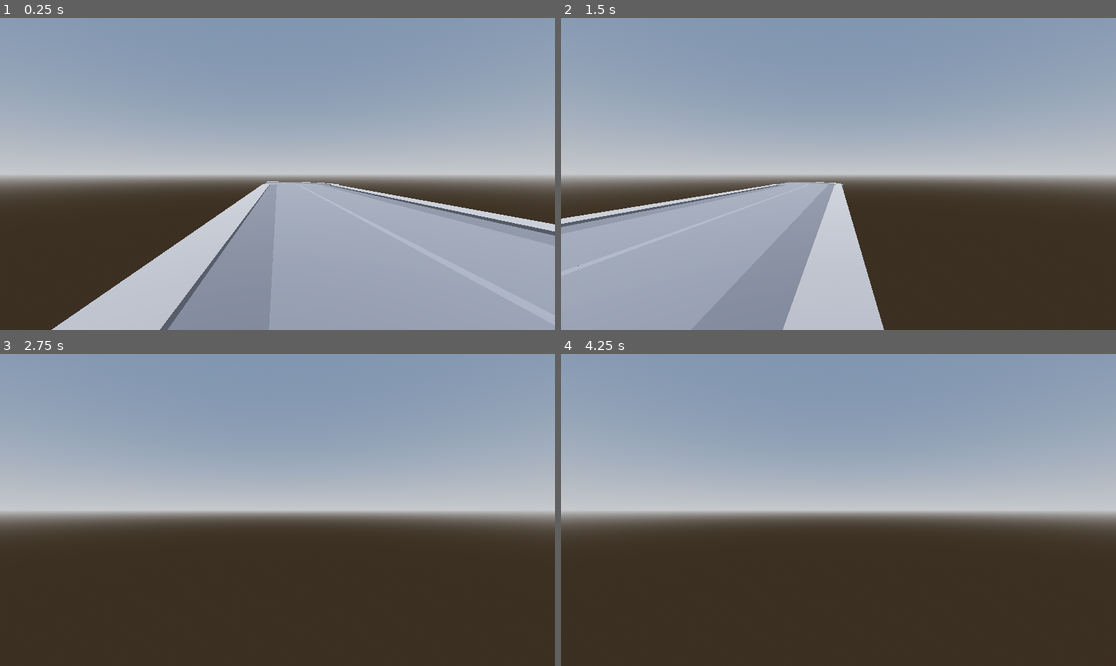
Above: before the commit, frames 1-4 (two rows, left to right).
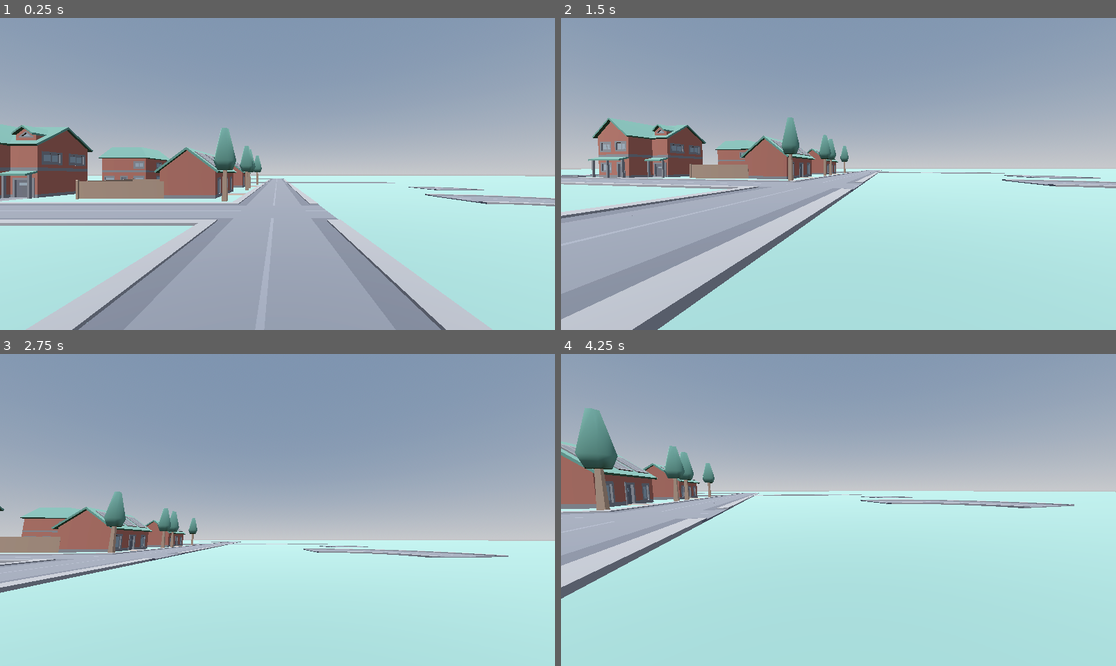
Above: after the commit, the same moments.

Repository: Gameoff-2024/Crazy-Boxes-Inc
Game: Godot game, scene res://scenes/main.tscn
Two runs of this game, one before a commit and one after it. Both use one fixed random seed, a clock stepped at 60 frames per second and the inputs below.
Inputs (mouse positions are in pixels of both pictures, inside the frame that each line leads up to):
- Up to frame 1 (0.25 s): no input
- Up to frame 2 (1.5 s): tap Enter (ui_accept) at 0.5, 0.77 s; move the mouse to (960, 158) at 0.52 s; hold Right (ui_right) 0.53-1.28 s; move the mouse to (727, 189) at 1.27 s; hold Down (ui_down) from 1.28 s (still down)
- Up to frame 3 (2.75 s): tap Enter (ui_accept) at 1.52 s; move the mouse to (333, 441) at 2.02 s; release Down (ui_down) at 2.03 s; hold Right (ui_right) from 2.03 s (still down)
- Up to frame 4 (4.25 s): move the mouse to (810, 572) at 2.77 s; release Right (ui_right) at 2.78 s; hold Up (ui_up) 2.78-3.53 s; tap Enter (ui_accept) at 3.02, 3.77 s; move the mouse to (1005, 556) at 3.52 s; hold Left (ui_left) from 3.53 s (still down)

The runs differ from the first frame. In frame 1, 41% of the frame differs, in the area x 0-100%, y 34-100%; in frame 2, 47%; in frame 3, 52%; in frame 4, 58%, in the area x 0-100%, y 17-100%.

Commit message:
gameworld

Diff:
--- a/scenes/character_body_3d.gd
+++ b/scenes/character_body_3d.gd
@@ -1,8 +1,11 @@
 extends CharacterBody3D
 
 
-const SPEED = 1.0
+const SPEED = 5.5
 const JUMP_VELOCITY = 1.5
+
+var mouse_sens = 1000
+var camera_anglev=0
 
 
 func _physics_process(delta: float) -> void:
@@ -25,4 +28,11 @@
 		velocity.x = move_toward(velocity.x, 0, SPEED)
 		velocity.z = move_toward(velocity.z, 0, SPEED)
 
+
 	move_and_slide()
+
+func _input(event):
+	if event is InputEventMouseMotion:
+		$CameraPivot.rotation.y -= event.relative.x / mouse_sens
+		$CameraPivot.rotation.x -= event.relative.y / mouse_sens
+		$CameraPivot.rotation.x = clamp($CameraPivot.rotation.x, deg_to_rad(-45), deg_to_rad(90))
--- a/scenes/main.tscn
+++ b/scenes/main.tscn
@@ -1,8 +1,16 @@
-[gd_scene load_steps=8 format=3 uid="uid://b22yg8qvukk2b"]
-
-[ext_resource type="PackedScene" uid="uid://d0tr0k7nrnn66" path="res://assets/meshes/roads/road_straight.glb" id="1_e6ncq"]
-[ext_resource type="PackedScene" uid="uid://fi7nvlv0bs0p" path="res://assets/meshes/roads/road_bend.glb" id="2_dnycr"]
+[gd_scene load_steps=19 format=3 uid="uid://b22yg8qvukk2b"]
+
+[ext_resource type="PackedScene" uid="uid://cr14adlejjbft" path="res://assets/models/roads/road_straight.glb" id="2_bpay6"]
+[ext_resource type="PackedScene" uid="uid://npy26s8n58ex" path="res://assets/models/roads/road_crossroad.glb" id="2_i5ta1"]
 [ext_resource type="Script" path="res://scenes/character_body_3d.gd" id="3_iputa"]
+[ext_resource type="PackedScene" uid="uid://cs57fiofj1q4g" path="res://assets/models/houses/HouseWideWithSolarPanels.glb" id="3_qbl4g"]
+[ext_resource type="PackedScene" uid="uid://cp1euoxaxrdpj" path="res://assets/models/houses/path_long.glb" id="4_12121"]
+[ext_resource type="PackedScene" uid="uid://vs74dkd12jjs" path="res://assets/models/roads/road_curve.glb" id="4_rqnau"]
+[ext_resource type="PackedScene" uid="uid://drm0n08ud6c2b" path="res://assets/models/roads/road_bend.glb" id="5_m3y2g"]
+[ext_resource type="PackedScene" uid="uid://cgmaeqe6jqycr" path="res://assets/models/houses/tree_large.glb" id="5_vgtbo"]
+[ext_resource type="PackedScene" uid="uid://b3623jufft4yg" path="res://assets/models/houses/fence_large.glb" id="6_cap1q"]
+[ext_resource type="PackedScene" uid="uid://bfe00hq24bmyt" path="res://assets/models/houses/HouseTall2Stories.glb" id="10_oxbj8"]
+[ext_resource type="PackedScene" uid="uid://cgo5xxpck0qm5" path="res://assets/models/houses/driveway_long.glb" id="11_78twi"]
 
 [sub_resource type="ProceduralSkyMaterial" id="ProceduralSkyMaterial_slcvf"]
 sky_horizon_color = Color(0.64625, 0.65575, 0.67075, 1)
@@ -18,8 +26,17 @@
 glow_enabled = true
 
 [sub_resource type="CapsuleShape3D" id="CapsuleShape3D_0k8x4"]
-radius = 0.097804
-height = 0.306713
+margin = 0.5
+radius = 0.4
+height = 1.6
+
+[sub_resource type="BoxMesh" id="BoxMesh_qgril"]
+
+[sub_resource type="StandardMaterial3D" id="StandardMaterial3D_4mh66"]
+albedo_color = Color(0.466667, 0.666667, 0.631373, 1)
+
+[sub_resource type="ConcavePolygonShape3D" id="ConcavePolygonShape3D_axog3"]
+data = PackedVector3Array(-0.5, 0.5, 0.5, 0.5, 0.5, 0.5, -0.5, -0.5, 0.5, 0.5, 0.5, 0.5, 0.5, -0.5, 0.5, -0.5, -0.5, 0.5, 0.5, 0.5, -0.5, -0.5, 0.5, -0.5, 0.5, -0.5, -0.5, -0.5, 0.5, -0.5, -0.5, -0.5, -0.5, 0.5, -0.5, -0.5, 0.5, 0.5, 0.5, 0.5, 0.5, -0.5, 0.5, -0.5, 0.5, 0.5, 0.5, -0.5, 0.5, -0.5, -0.5, 0.5, -0.5, 0.5, -0.5, 0.5, -0.5, -0.5, 0.5, 0.5, -0.5, -0.5, -0.5, -0.5, 0.5, 0.5, -0.5, -0.5, 0.5, -0.5, -0.5, -0.5, 0.5, 0.5, 0.5, -0.5, 0.5, 0.5, 0.5, 0.5, -0.5, -0.5, 0.5, 0.5, -0.5, 0.5, -0.5, 0.5, 0.5, -0.5, -0.5, -0.5, 0.5, 0.5, -0.5, 0.5, -0.5, -0.5, -0.5, 0.5, -0.5, 0.5, 0.5, -0.5, -0.5, -0.5, -0.5, -0.5)
 
 [node name="Main" type="Node3D"]
 
@@ -29,23 +46,280 @@
 [node name="DirectionalLight3D" type="DirectionalLight3D" parent="."]
 transform = Transform3D(0.965926, 0, -0.258819, 0.258819, -4.37114e-08, 0.965926, -1.13133e-08, -1, -4.2222e-08, 0, 8.64267, 0)
 
-[node name="road_straight2" parent="." instance=ExtResource("1_e6ncq")]
-transform = Transform3D(1, 0, 0, 0, 1, 0, 0, 0, 1, 0.513866, -0.0129991, -0.242547)
-
-[node name="road_straight3" parent="." instance=ExtResource("1_e6ncq")]
-transform = Transform3D(1, 0, 0, 0, 1, 0, 0, 0, 1, 1.51387, -0.0129991, -0.242547)
-
-[node name="road_straight4" parent="." instance=ExtResource("1_e6ncq")]
-transform = Transform3D(1, 0, 0, 0, 1, 0, 0, 0, 1, 2.51387, -0.0129991, -0.242547)
-
-[node name="road_bend2" parent="." instance=ExtResource("2_dnycr")]
-transform = Transform3D(-4.37114e-08, 0, 1, 0, 1, 0, -1, 0, -4.37114e-08, 2.73272, -0.00613451, 0.524387)
-
 [node name="CharacterBody3D" type="CharacterBody3D" parent="."]
-transform = Transform3D(-4.37114e-08, 0, -1, 0, 1, 0, 1, 0, -4.37114e-08, 0.323063, 0.232122, 0.21588)
+transform = Transform3D(-4.37114e-08, 0, -1, 0, 1, 0, 1, 0, -4.37114e-08, 0.323063, 1.67266, 0.21588)
 script = ExtResource("3_iputa")
-
-[node name="Camera3D" type="Camera3D" parent="CharacterBody3D"]
 
 [node name="CollisionShape3D" type="CollisionShape3D" parent="CharacterBody3D"]
 shape = SubResource("CapsuleShape3D_0k8x4")
+
+[node name="CameraPivot" type="Node3D" parent="CharacterBody3D"]
+transform = Transform3D(1, 0, 0, 0, 1, 0, 0, 0, 1, 0, 0.55, 0)
+
+[node name="Camera3D" type="Camera3D" parent="CharacterBody3D/CameraPivot"]
+transform = Transform3D(1, 0, 0, 0, 1, 0, 0, 0, 1, 0, 0.00503892, -0.306129)
+
+[node name="WorldMap" type="Node3D" parent="."]
+
+[node name="Floor" type="Node3D" parent="WorldMap"]
+transform = Transform3D(500, 0, 0, 0, 0.5, 0, 0, 0, 500, 0, -0.5, 0)
+metadata/_edit_lock_ = true
+
+[node name="Mesh" type="MeshInstance3D" parent="WorldMap/Floor"]
+transform = Transform3D(1, 0, 0, 0, 1, 0, 0, 0, 1, 0.011, 0, 0.022)
+mesh = SubResource("BoxMesh_qgril")
+skeleton = NodePath("../..")
+surface_material_override/0 = SubResource("StandardMaterial3D_4mh66")
+
+[node name="StaticBody3D" type="StaticBody3D" parent="WorldMap/Floor/Mesh"]
+
+[node name="CollisionShape3D" type="CollisionShape3D" parent="WorldMap/Floor/Mesh/StaticBody3D"]
+shape = SubResource("ConcavePolygonShape3D_axog3")
+
+[node name="road_crossroad2" parent="WorldMap/Floor" instance=ExtResource("2_i5ta1")]
+transform = Transform3D(0.002, 0, 0, 0, 2, 0, 0, 0, 0.002, 0.088, 1, -0.066)
+
+[node name="road_crossroad8" parent="WorldMap/Floor" instance=ExtResource("2_i5ta1")]
+transform = Transform3D(0.002, 0, 0, 0, 2, 0, 0, 0, 0.002, 0.022, 1, -0.066)
+
+[node name="road_crossroad6" parent="WorldMap/Floor" instance=ExtResource("2_i5ta1")]
+transform = Transform3D(0.002, 0, 0, 0, 2, 0, 0, 0, 0.002, 0.088, 1, 0)
+
+[node name="road_crossroad7" parent="WorldMap/Floor" instance=ExtResource("2_i5ta1")]
+transform = Transform3D(0.002, 0, 0, 0, 2, 0, 0, 0, 0.002, 0.022, 1, 0)
+
+[node name="road_crossroad3" parent="WorldMap/Floor" instance=ExtResource("2_i5ta1")]
+transform = Transform3D(0.002, 0, 0, 0, 2, 0, 0, 0, 0.002, 0.154, 1, 0)
+
+[node name="road_crossroad4" parent="WorldMap/Floor" instance=ExtResource("2_i5ta1")]
+transform = Transform3D(0.002, 0, 0, 0, 2, 0, 0, 0, 0.002, 0.154, 1, -0.066)
+
+[node name="road_crossroad5" parent="WorldMap/Floor" instance=ExtResource("2_i5ta1")]
+transform = Transform3D(0.002, 0, 0, 0, 2, 0, 0, 0, 0.002, 0.154, 1, -0.066)
+
+[node name="Roads" type="Node3D" parent="WorldMap"]
+
+[node name="road_straight2" parent="WorldMap/Roads" instance=ExtResource("2_bpay6")]
+
+[node name="road_straight3" parent="WorldMap/Roads" instance=ExtResource("2_bpay6")]
+transform = Transform3D(1, 0, 0, 0, 1, 0, 0, 0, 1, 5.5, 0, 0)
+
+[node name="road_straight5" parent="WorldMap/Roads" instance=ExtResource("2_bpay6")]
+transform = Transform3D(1, 0, 0, 0, 1, 0, 0, 0, 1, 16.5, 0, 0)
+
+[node name="road_straight6" parent="WorldMap/Roads" instance=ExtResource("2_bpay6")]
+transform = Transform3D(1, 0, 0, 0, 1, 0, 0, 0, 1, 22, 0, 0)
+
+[node name="road_straight7" parent="WorldMap/Roads" instance=ExtResource("2_bpay6")]
+transform = Transform3D(1, 0, 0, 0, 1, 0, 0, 0, 1, 27.5, 0, 0)
+
+[node name="road_straight8" parent="WorldMap/Roads" instance=ExtResource("2_bpay6")]
+transform = Transform3D(1, 0, 0, 0, 1, 0, 0, 0, 1, 33, 0, 0)
+
+[node name="road_straight9" parent="WorldMap/Roads" instance=ExtResource("2_bpay6")]
+transform = Transform3D(1, 0, 0, 0, 1, 0, 0, 0, 1, 38.5, 0, 0)
+
+[node name="road_straight47" parent="WorldMap/Roads" instance=ExtResource("2_bpay6")]
+transform = Transform3D(1, 0, 0, 0, 1, 0, 0, 0, 1, 38.5, 0, -33)
+
+[node name="road_straight48" parent="WorldMap/Roads" instance=ExtResource("2_bpay6")]
+transform = Transform3D(1, 0, 0, 0, 1, 0, 0, 0, 1, 33, 0, -33)
+
+[node name="road_straight49" parent="WorldMap/Roads" instance=ExtResource("2_bpay6")]
+transform = Transform3D(1, 0, 0, 0, 1, 0, 0, 0, 1, 27.5, 0, -33)
+
+[node name="road_straight50" parent="WorldMap/Roads" instance=ExtResource("2_bpay6")]
+transform = Transform3D(1, 0, 0, 0, 1, 0, 0, 0, 1, 22, 0, -33)
+
+[node name="road_straight51" parent="WorldMap/Roads" instance=ExtResource("2_bpay6")]
+transform = Transform3D(1, 0, 0, 0, 1, 0, 0, 0, 1, 16.5, 0, -33)
+
+[node name="road_straight10" parent="WorldMap/Roads" instance=ExtResource("2_bpay6")]
+transform = Transform3D(1, 0, 0, 0, 1, 0, 0, 0, 1, 49.5, 0, 0)
+
+[node name="road_straight22" parent="WorldMap/Roads" instance=ExtResource("2_bpay6")]
+transform = Transform3D(1, 0, 0, 0, 1, 0, 0, 0, 1, 55, 0, 0)
+
+[node name="road_straight23" parent="WorldMap/Roads" instance=ExtResource("2_bpay6")]
+transform = Transform3D(1, 0, 0, 0, 1, 0, 0, 0, 1, 60.5, 0, 0)
+
+[node name="road_straight24" parent="WorldMap/Roads" instance=ExtResource("2_bpay6")]
+transform = Transform3D(1, 0, 0, 0, 1, 0, 0, 0, 1, 66, 0, 0)
+
+[node name="road_straight25" parent="WorldMap/Roads" instance=ExtResource("2_bpay6")]
+transform = Transform3D(1, 0, 0, 0, 1, 0, 0, 0, 1, 71.5, 0, 0)
+
+[node name="road_straight34" parent="WorldMap/Roads" instance=ExtResource("2_bpay6")]
+transform = Transform3D(1, 0, 0, 0, 1, 0, 0, 0, 1, 71.5, 0, -33)
+
+[node name="road_straight35" parent="WorldMap/Roads" instance=ExtResource("2_bpay6")]
+transform = Transform3D(1, 0, 0, 0, 1, 0, 0, 0, 1, 66, 0, -33)
+
+[node name="road_straight36" parent="WorldMap/Roads" instance=ExtResource("2_bpay6")]
+transform = Transform3D(1, 0, 0, 0, 1, 0, 0, 0, 1, 55, 0, -33)
+
+[node name="road_straight37" parent="WorldMap/Roads" instance=ExtResource("2_bpay6")]
+transform = Transform3D(1, 0, 0, 0, 1, 0, 0, 0, 1, 60.5, 0, -33)
+
+[node name="road_straight38" parent="WorldMap/Roads" instance=ExtResource("2_bpay6")]
+transform = Transform3D(1, 0, 0, 0, 1, 0, 0, 0, 1, 49.5, 0, -33)
+
+[node name="road_straight46" parent="WorldMap/Roads" instance=ExtResource("2_bpay6")]
+transform = Transform3D(1, 0, 0, 0, 1, 0, 0, 0, 1, 49.5, 0, -33)
+
+[node name="road_straight26" parent="WorldMap/Roads" instance=ExtResource("2_bpay6")]
+transform = Transform3D(1, 0, 0, 0, 1, 0, 0, 0, 1, 82.5, 0, 0)
+
+[node name="road_straight11" parent="WorldMap/Roads" instance=ExtResource("2_bpay6")]
+transform = Transform3D(2.98023e-08, 0, 1, 0, 1, 0, -1, 0, 2.98023e-08, 44, 0, -5.5)
+
+[node name="road_straight27" parent="WorldMap/Roads" instance=ExtResource("2_bpay6")]
+transform = Transform3D(2.98023e-08, 0, 1, 0, 1, 0, -1, 0, 2.98023e-08, 77, 0, -5.5)
+
+[node name="road_straight30" parent="WorldMap/Roads" instance=ExtResource("2_bpay6")]
+transform = Transform3D(2.98023e-08, 0, 1, 0, 1, 0, -1, 0, 2.98023e-08, 77, 0, -11)
+
+[node name="road_straight31" parent="WorldMap/Roads" instance=ExtResource("2_bpay6")]
+transform = Transform3D(2.98023e-08, 0, 1, 0, 1, 0, -1, 0, 2.98023e-08, 77, 0, -16.5)
+
+[node name="road_straight32" parent="WorldMap/Roads" instance=ExtResource("2_bpay6")]
+transform = Transform3D(2.98023e-08, 0, 1, 0, 1, 0, -1, 0, 2.98023e-08, 77, 0, -22)
+
+[node name="road_straight33" parent="WorldMap/Roads" instance=ExtResource("2_bpay6")]
+transform = Transform3D(2.98023e-08, 0, 1, 0, 1, 0, -1, 0, 2.98023e-08, 77, 0, -27.5)
+
+[node name="road_straight15" parent="WorldMap/Roads" instance=ExtResource("2_bpay6")]
+transform = Transform3D(2.98023e-08, 0, 1, 0, 1, 0, -1, 0, 2.98023e-08, 11, 0, -16.5)
+
+[node name="road_straight42" parent="WorldMap/Roads" instance=ExtResource("2_bpay6")]
+transform = Transform3D(2.98023e-08, 0, 1, 0, 1, 0, -1, 0, 2.98023e-08, 44, 0, -16.5)
+
+[node name="road_straight16" parent="WorldMap/Roads" instance=ExtResource("2_bpay6")]
+transform = Transform3D(2.98023e-08, 0, 1, 0, 1, 0, -1, 0, 2.98023e-08, 44, 0, -22)
+
+[node name="road_straight43" parent="WorldMap/Roads" instance=ExtResource("2_bpay6")]
+transform = Transform3D(2.98023e-08, 0, 1, 0, 1, 0, -1, 0, 2.98023e-08, 11, 0, -22)
+
+[node name="road_straight17" parent="WorldMap/Roads" instance=ExtResource("2_bpay6")]
+transform = Transform3D(2.98023e-08, 0, 1, 0, 1, 0, -1, 0, 2.98023e-08, 44, 0, -27.5)
+
+[node name="road_straight44" parent="WorldMap/Roads" instance=ExtResource("2_bpay6")]
+transform = Transform3D(2.98023e-08, 0, 1, 0, 1, 0, -1, 0, 2.98023e-08, 11, 0, -27.5)
+
+[node name="road_straight45" parent="WorldMap/Roads" instance=ExtResource("2_bpay6")]
+transform = Transform3D(2.98023e-08, 0, 1, 0, 1, 0, -1, 0, 2.98023e-08, 11, 0, -27.5)
+
+[node name="road_straight12" parent="WorldMap/Roads" instance=ExtResource("2_bpay6")]
+transform = Transform3D(2.98023e-08, 0, 1, 0, 1, 0, -1, 0, 2.98023e-08, 44, 0, -11)
+
+[node name="road_straight40" parent="WorldMap/Roads" instance=ExtResource("2_bpay6")]
+transform = Transform3D(2.98023e-08, 0, 1, 0, 1, 0, -1, 0, 2.98023e-08, 11, 0, -11)
+
+[node name="road_straight41" parent="WorldMap/Roads" instance=ExtResource("2_bpay6")]
+transform = Transform3D(2.98023e-08, 0, 1, 0, 1, 0, -1, 0, 2.98023e-08, 11, 0, -11)
+
+[node name="road_straight28" parent="WorldMap/Roads" instance=ExtResource("2_bpay6")]
+transform = Transform3D(2.98023e-08, 0, 1, 0, 1, 0, -1, 0, 2.98023e-08, 44, 0, -27.5)
+
+[node name="road_straight29" parent="WorldMap/Roads" instance=ExtResource("2_bpay6")]
+transform = Transform3D(2.98023e-08, 0, 1, 0, 1, 0, -1, 0, 2.98023e-08, 44, 0, -11)
+
+[node name="road_straight13" parent="WorldMap/Roads" instance=ExtResource("2_bpay6")]
+transform = Transform3D(2.98023e-08, 0, 1, 0, 1, 0, -1, 0, 2.98023e-08, 44, 0, -5.5)
+
+[node name="road_straight39" parent="WorldMap/Roads" instance=ExtResource("2_bpay6")]
+transform = Transform3D(2.98023e-08, 0, 1, 0, 1, 0, -1, 0, 2.98023e-08, 11, 0, -5.5)
+
+[node name="road_straight18" parent="WorldMap/Roads" instance=ExtResource("2_bpay6")]
+transform = Transform3D(2.98023e-08, 0, 1, 0, 1, 0, -1, 0, 2.98023e-08, 44, 0, 5.5)
+
+[node name="road_straight19" parent="WorldMap/Roads" instance=ExtResource("2_bpay6")]
+transform = Transform3D(2.98023e-08, 0, 1, 0, 1, 0, -1, 0, 2.98023e-08, 44, 0, 11)
+
+[node name="road_straight20" parent="WorldMap/Roads" instance=ExtResource("2_bpay6")]
+transform = Transform3D(2.98023e-08, 0, 1, 0, 1, 0, -1, 0, 2.98023e-08, 44, 0, 16.5)
+
+[node name="road_straight21" parent="WorldMap/Roads" instance=ExtResource("2_bpay6")]
+transform = Transform3D(2.98023e-08, 0, 1, 0, 1, 0, -1, 0, 2.98023e-08, 44, 0, 22)
+
+[node name="road_straight14" parent="WorldMap/Roads" instance=ExtResource("2_bpay6")]
+transform = Transform3D(2.98023e-08, 0, 1, 0, 1, 0, -1, 0, 2.98023e-08, 44, 0, -11)
+
+[node name="road_curve2" parent="WorldMap/Roads" instance=ExtResource("4_rqnau")]
+transform = Transform3D(1.31134e-07, 0, 1, 0, 1, 0, -1, 0, 1.31134e-07, 13.75, 0, 19.25)
+
+[node name="road_bend2" parent="WorldMap/Roads" instance=ExtResource("5_m3y2g")]
+transform = Transform3D(-4.37114e-08, 0, 1, 0, 1, 0, -1, 0, -4.37114e-08, 27.5, 0, 22)
+
+[node name="Houses" type="Node3D" parent="WorldMap"]
+
+[node name="House1" type="Node3D" parent="WorldMap/Houses"]
+
+[node name="house_type012" parent="WorldMap/Houses/House1" instance=ExtResource("3_qbl4g")]
+transform = Transform3D(1, 0, 0, 0, 1, 0, 0, 0, 1, 16.5, 0, -4.4)
+
+[node name="path_long2" parent="WorldMap/Houses/House1" instance=ExtResource("4_12121")]
+transform = Transform3D(1, 0, 0, 0, 1, 0, 0, 0, 1, 20.0811, 0, -3.85)
+
+[node name="tree_large2" parent="WorldMap/Houses/House1" instance=ExtResource("5_vgtbo")]
+transform = Transform3D(1, 0, 0, 0, 1, 0, 0, 0, 1, 15.2385, 0, -3.56659)
+
+[node name="tree_large3" parent="WorldMap/Houses/House1" instance=ExtResource("5_vgtbo")]
+transform = Transform3D(1, 0, 0, 0, 1, 0, 0, 0, 1, 24.6083, 0, -3.42259)
+
+[node name="fence_large2" parent="WorldMap/Houses/House1" instance=ExtResource("6_cap1q")]
+transform = Transform3D(0.99881, 0, 0.0487625, 0, 1, 0, -0.0487625, 0, 0.99881, 19.8223, 0, -12.2694)
+
+[node name="House2" type="Node3D" parent="WorldMap/Houses"]
+transform = Transform3D(1, 0, 0, 0, 1, 0, 0, 0, 1, 12.65, 0, 0)
+
+[node name="house_type012" parent="WorldMap/Houses/House2" instance=ExtResource("3_qbl4g")]
+transform = Transform3D(1, 0, 0, 0, 1, 0, 0, 0, 1, 16.5, 0, -4.4)
+
+[node name="path_long2" parent="WorldMap/Houses/House2" instance=ExtResource("4_12121")]
+transform = Transform3D(1, 0, 0, 0, 1, 0, 0, 0, 1, 20.0811, 0, -3.85)
+
+[node name="tree_large2" parent="WorldMap/Houses/House2" instance=ExtResource("5_vgtbo")]
+transform = Transform3D(1, 0, 0, 0, 1, 0, 0, 0, 1, 15.2385, 0, -3.56659)
+
+[node name="tree_large3" parent="WorldMap/Houses/House2" instance=ExtResource("5_vgtbo")]
+transform = Transform3D(1, 0, 0, 0, 1, 0, 0, 0, 1, 24.6083, 0, -3.42259)
+
+[node name="fence_large2" parent="WorldMap/Houses/House2" instance=ExtResource("6_cap1q")]
+transform = Transform3D(0.99881, 0, 0.0487625, 0, 1, 0, -0.0487625, 0, 0.99881, 19.8223, 0, -12.2694)
+
+[node name="HouseTall2Stories" parent="WorldMap/Houses" instance=ExtResource("10_oxbj8")]
+transform = Transform3D(-4.37114e-08, 0, 1, 0, 1, 0, -1, 0, -4.37114e-08, 34.575, 0, -22.702)
+
+[node name="driveway_long2" parent="WorldMap/Houses/HouseTall2Stories" instance=ExtResource("11_78twi")]
+transform = Transform3D(1, 0, -3.55271e-15, 0, 1, 0, 3.55271e-15, 0, 1, 2.16415, 0, 1.86266)
+
+[node name="driveway_long3" parent="WorldMap/Houses/HouseTall2Stories" instance=ExtResource("11_78twi")]
+transform = Transform3D(1, 0, -3.55271e-15, 0, 1, 0, 3.55271e-15, 0, 1, 2.16415, 0, 4.02348)
+
+[node name="driveway_long4" parent="WorldMap/Houses/HouseTall2Stories" instance=ExtResource("11_78twi")]
+transform = Transform3D(1, 0, -3.55271e-15, 0, 1, 0, 3.55271e-15, 0, 1, 2.16415, 0, 6.06437)
+
+[node name="path_long2" parent="WorldMap/Houses/HouseTall2Stories" instance=ExtResource("4_12121")]
+transform = Transform3D(1, 0, -3.55271e-15, 0, 1, 0, 3.55271e-15, 0, 1, 0.059, 0, 3.769)
+
+[node name="path_long3" parent="WorldMap/Houses/HouseTall2Stories" instance=ExtResource("4_12121")]
+transform = Transform3D(1, 0, -3.55271e-15, 0, 1, 0, 3.55271e-15, 0, 1, 0.059, 0, 5.932)
+
+[node name="HouseTall2Stories2" parent="WorldMap/Houses" instance=ExtResource("10_oxbj8")]
+transform = Transform3D(-4.37114e-08, 0, -1, 0, 1, 0, 1, 0, -4.37114e-08, 18.075, 0, -22.702)
+
+[node name="driveway_long2" parent="WorldMap/Houses/HouseTall2Stories2" instance=ExtResource("11_78twi")]
+transform = Transform3D(1, 0, -3.55271e-15, 0, 1, 0, 3.55271e-15, 0, 1, 2.16415, 0, 1.86266)
+
+[node name="driveway_long3" parent="WorldMap/Houses/HouseTall2Stories2" instance=ExtResource("11_78twi")]
+transform = Transform3D(1, 0, -3.55271e-15, 0, 1, 0, 3.55271e-15, 0, 1, 2.16415, 0, 4.02348)
+
+[node name="driveway_long4" parent="WorldMap/Houses/HouseTall2Stories2" instance=ExtResource("11_78twi")]
+transform = Transform3D(1, 0, -3.55271e-15, 0, 1, 0, 3.55271e-15, 0, 1, 2.16415, 0, 6.06437)
+
+[node name="path_long2" parent="WorldMap/Houses/HouseTall2Stories2" instance=ExtResource("4_12121")]
+transform = Transform3D(1, 0, -3.55271e-15, 0, 1, 0, 3.55271e-15, 0, 1, 0.059, 0, 3.769)
+
+[node name="path_long3" parent="WorldMap/Houses/HouseTall2Stories2" instance=ExtResource("4_12121")]
+transform = Transform3D(1, 0, -3.55271e-15, 0, 1, 0, 3.55271e-15, 0, 1, 0.059, 0, 5.932)
Not shown, removed: assets/meshes/roads/bridge_pillar.glb.import
Not shown, removed: assets/meshes/roads/bridge_pillarWide.glb.import
Not shown, removed: assets/meshes/roads/construction_barrier.glb.import
Not shown, removed: assets/meshes/roads/construction_light.glb.import
Not shown, removed: assets/meshes/roads/construction_pylon.glb.import
Not shown, removed: assets/meshes/roads/light_curved.glb.import
Not shown, removed: assets/meshes/roads/light_curvedCross.glb.import
Not shown, removed: assets/meshes/roads/light_curvedDouble.glb.import
Not shown, removed: assets/meshes/roads/light_square.glb.import
Not shown, removed: assets/meshes/roads/light_squareCross.glb.import
Not shown, removed: assets/meshes/roads/light_squareDouble.glb.import
Not shown, removed: assets/meshes/roads/road_bend.glb.import
(and 261 more such lines)
